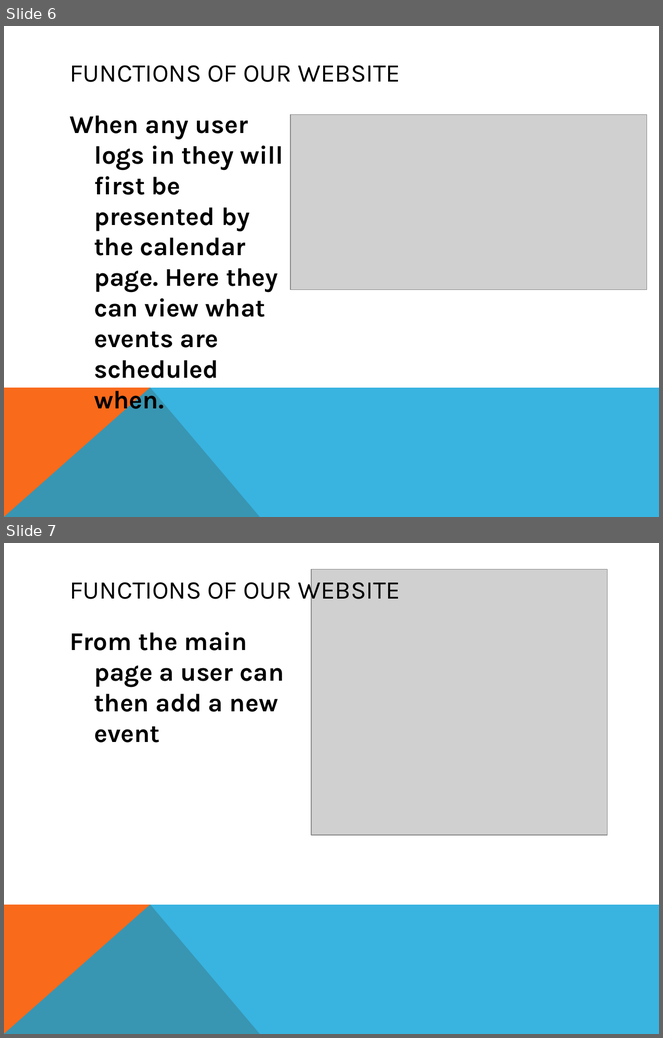
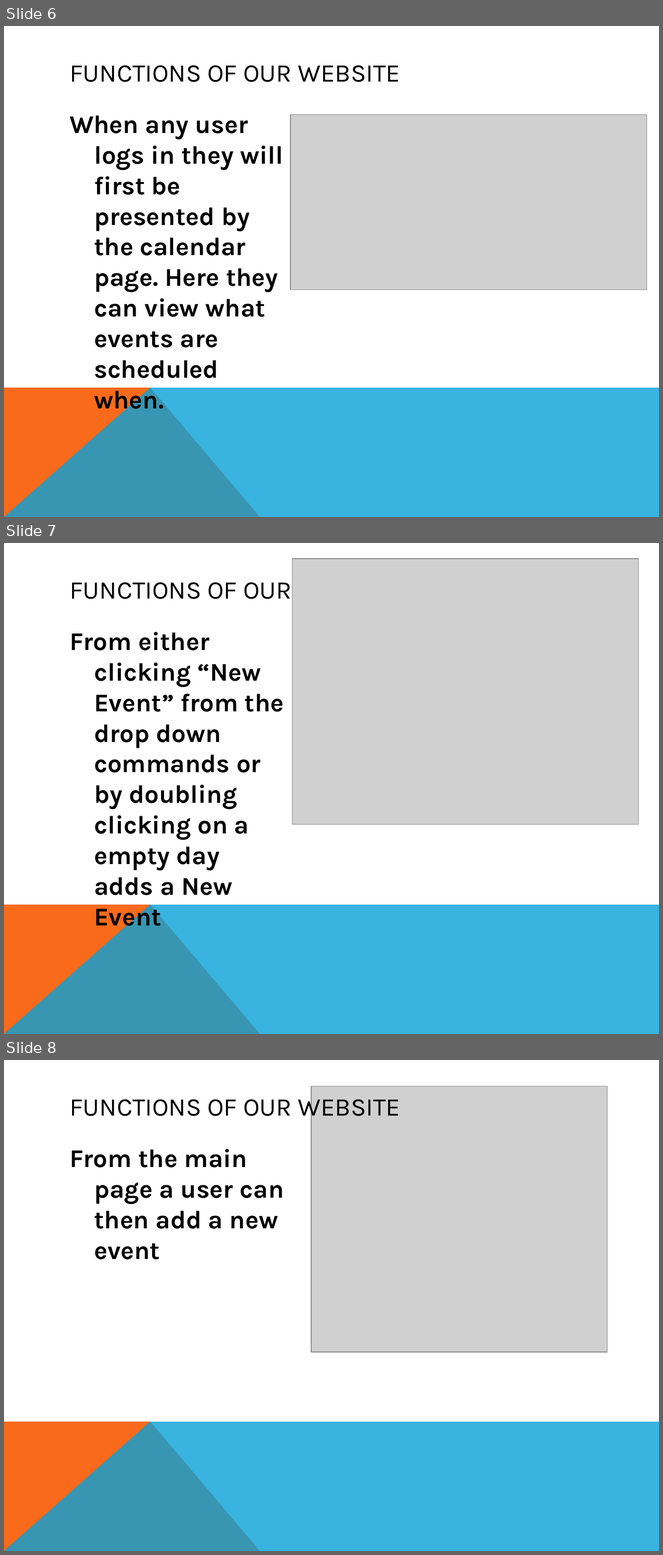
Before and after one commit to StevenDao/Storefront-Calendar, a slide deck: final_release/presentations/estpowerpoint.pptx. Shown one above the other, each under a label of ours: slides 6 and 7 before the commit, slides 6, 7 and 8 after it. The pictures are 663x1038 and 663x1555 pixels, drawn with LibreOffice and Linux fonts; fonts in the diff are those of the drawing; grey boxes stand for pictures. Boxes give left, top, right and bottom in pixels: in the first picture for what was removed or moved away, otherwise in the second. Text is boxed around its words. In the diff, an @@ line names an element or a change of style, - is before the commit and + after.

Commit message:
updated powerpoint bitchez <3

```diff
--- a/final_release/presentations/estpowerpoint.pptx
+++ b/final_release/presentations/estpowerpoint.pptx
@@ slide 7 added at [4, 543, 659, 1034], background #FFFFFF; not listed: 2 template elements that a slide beside it also shows @@
@@ picture added at [292, 559, 639, 825] @@
@@ title added at [70, 582, 292, 599], 28 pt, text #000000 @@
+FUNCTIONS OF OUR WEBSITE
@@ text added at [70, 632, 284, 896], 28 pt, text #000000, bold @@
+From either clicking “New Event” from the drop down commands or by doubling clicking on a empty day adds a New Event
@@ what was slide 7 is now slide 8 @@
```
